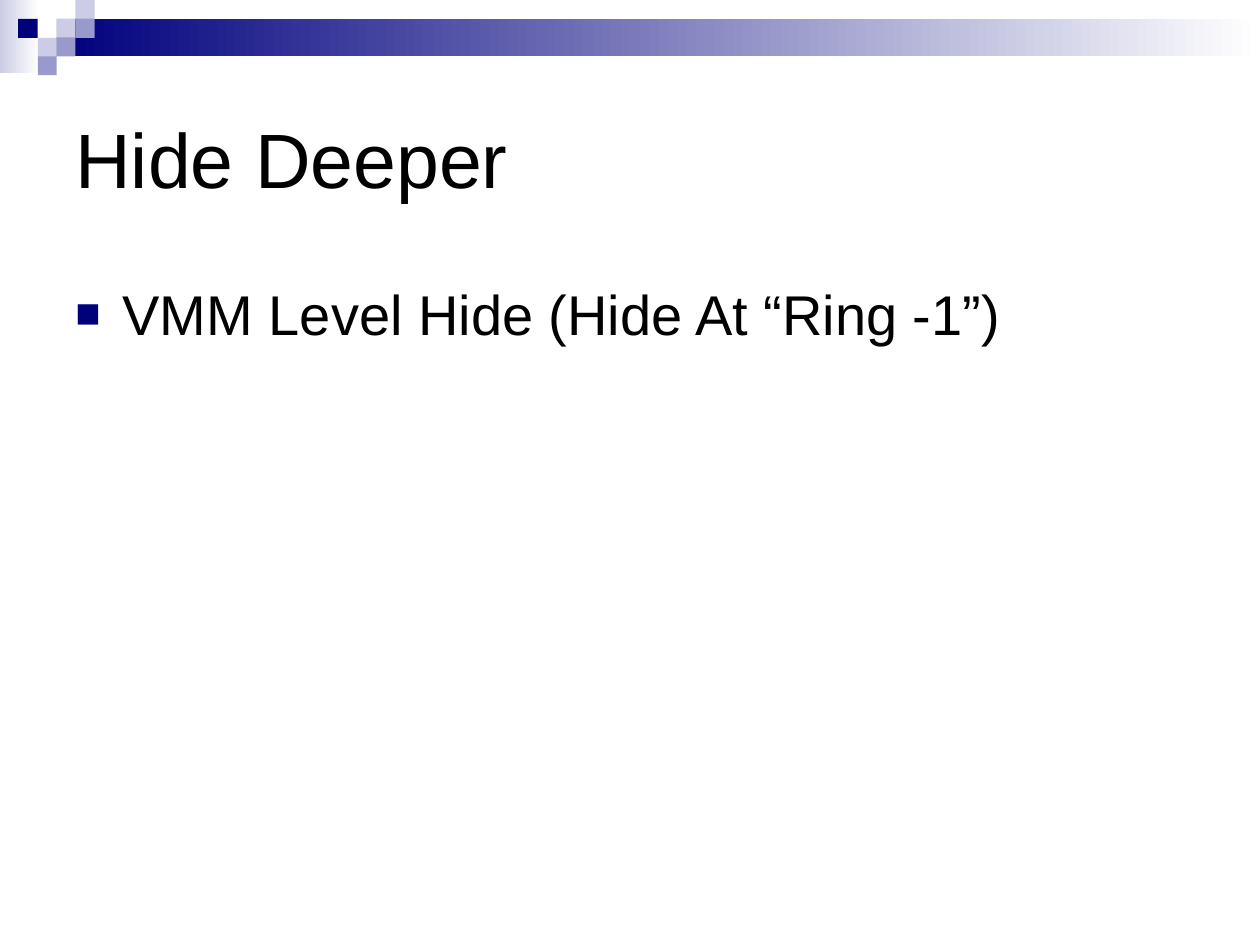
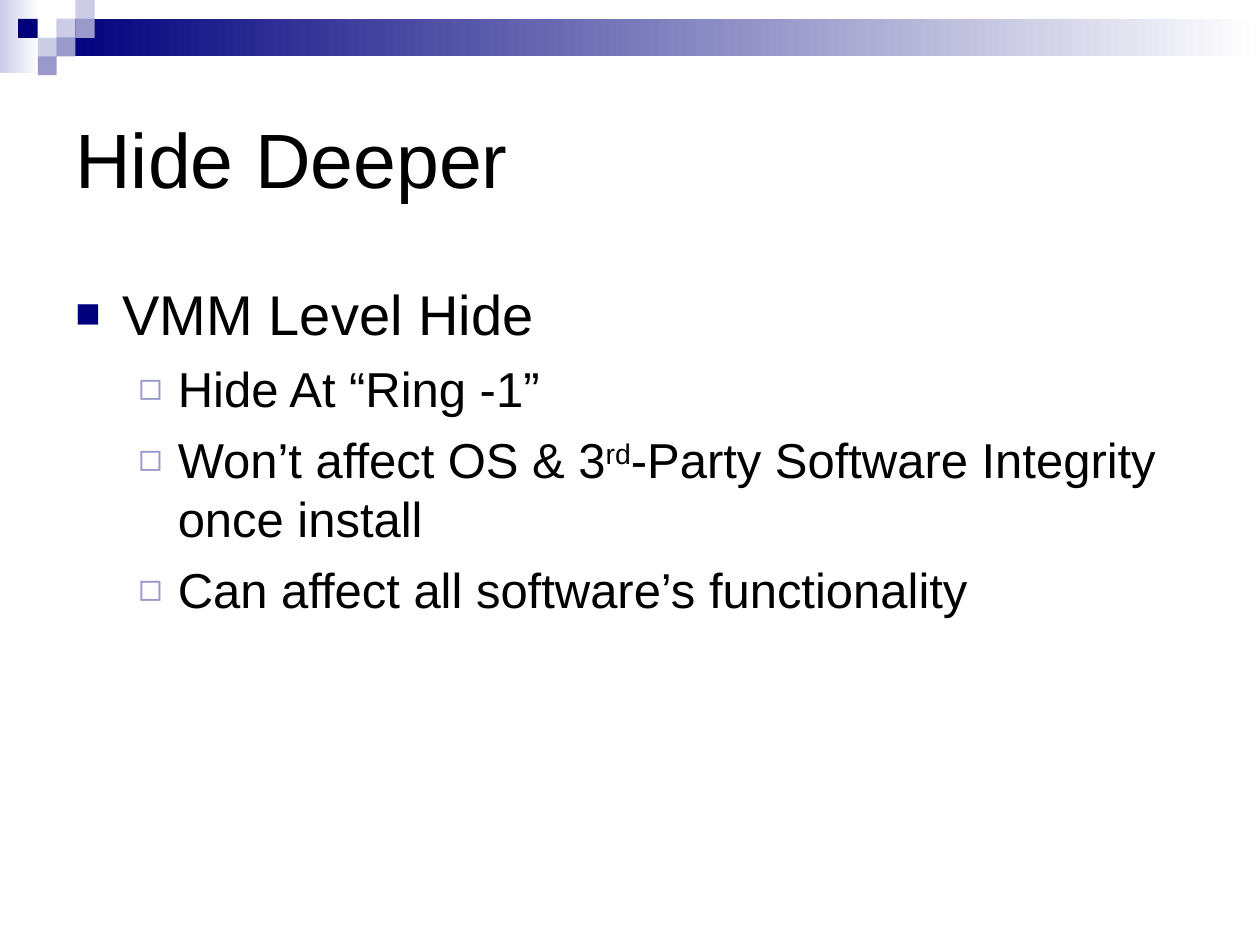
Before and after one commit to xdel/bluepillstudy, a slide deck: slide 6 of Framework/MadDog/doc/MadDog Project.ppt (slide 3 before the commit). Drawn at 1260x945 pixels with LibreOffice and Linux fonts; fonts in the diff are those of the drawing. Boxes give left, top, right and bottom in pixels: in the first picture for what was removed or moved away, otherwise in the second. Text is boxed around its words. In the diff, an @@ line names an element or a change of style, - is before the commit and + after.

```diff
--- a/Framework/MadDog/doc/MadDog Project.ppt
+++ b/Framework/MadDog/doc/MadDog Project.ppt
@@ text at (123,294,1156,618): text changed; size 32 to 28 pt @@
-■ VMM Level Hide (Hide At “Ring -1”)
+■ VMM Level Hide
+  ◻ Hide At “Ring -1”
+  ◻ Won’t affect OS & 3rd-Party Software Integrity once install
+  ◻ Can affect all software’s functionality
```
Also in this commit, not shown: 2 other slides changed, 4 slides added, 2 slides removed.
